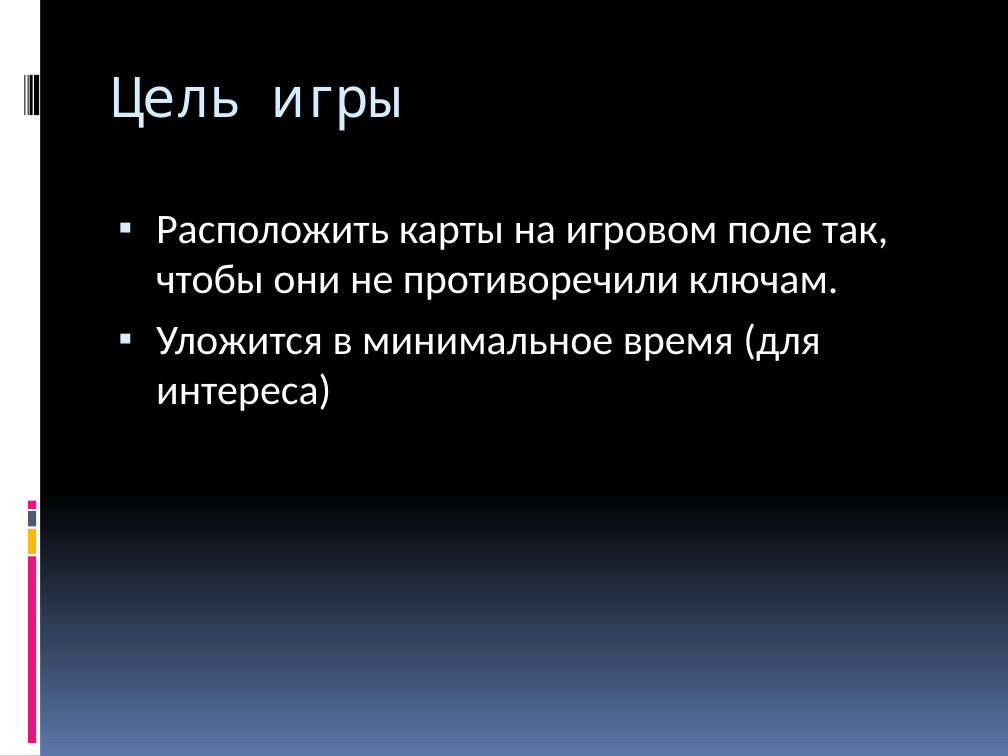
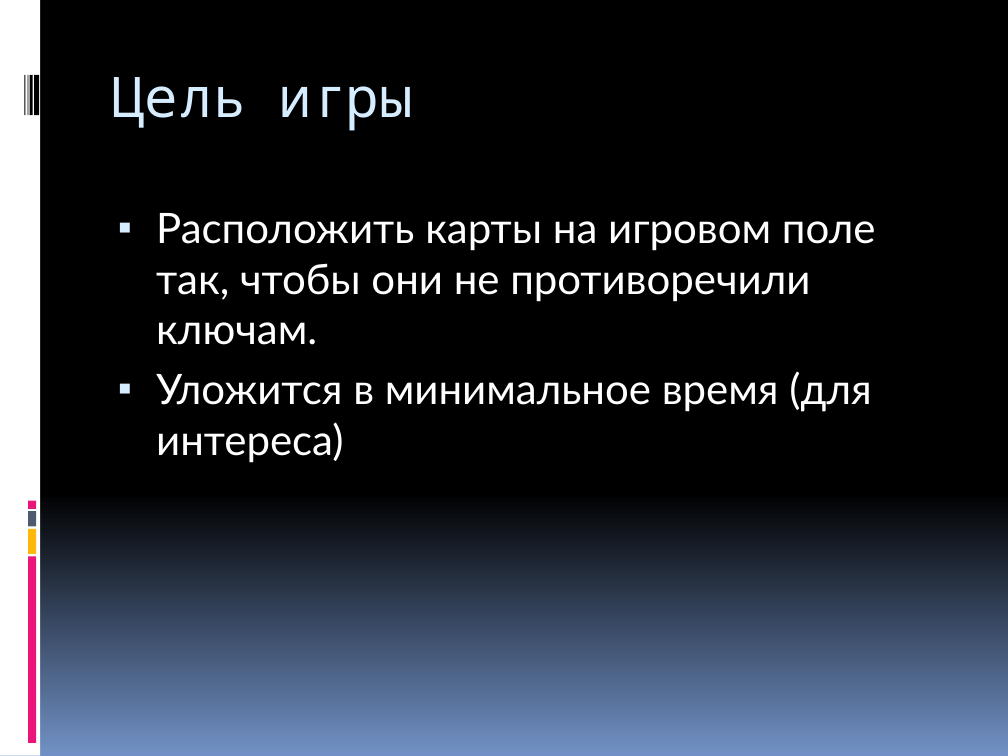
Before and after one commit to aragont/Sherlock, a slide deck: slide 2 of Игра.pptx. Drawn at 1008x756 pixels with LibreOffice and Linux fonts; fonts in the diff are those of the drawing. Boxes give left, top, right and bottom in pixels: in the first picture for what was removed or moved away, otherwise in the second. Text is boxed around its words. In the diff, an @@ line names an element or a change of style, - is before the commit and + after.

```diff
--- a/Игра.pptx
+++ b/Игра.pptx
@@ background gradient #000000 to #5B77A8 to gradient #000000 to #7191C5 @@
@@ title "Цель игры" at (111,77,413,131): letter spacing -1 to 0 pt @@
@@ text "Расположить карты на игровом поле ..." at (156,213,876,463): font Calibri to Lato; less space between paragraphs @@
```
Also in this commit, not shown: 5 other slides changed.
